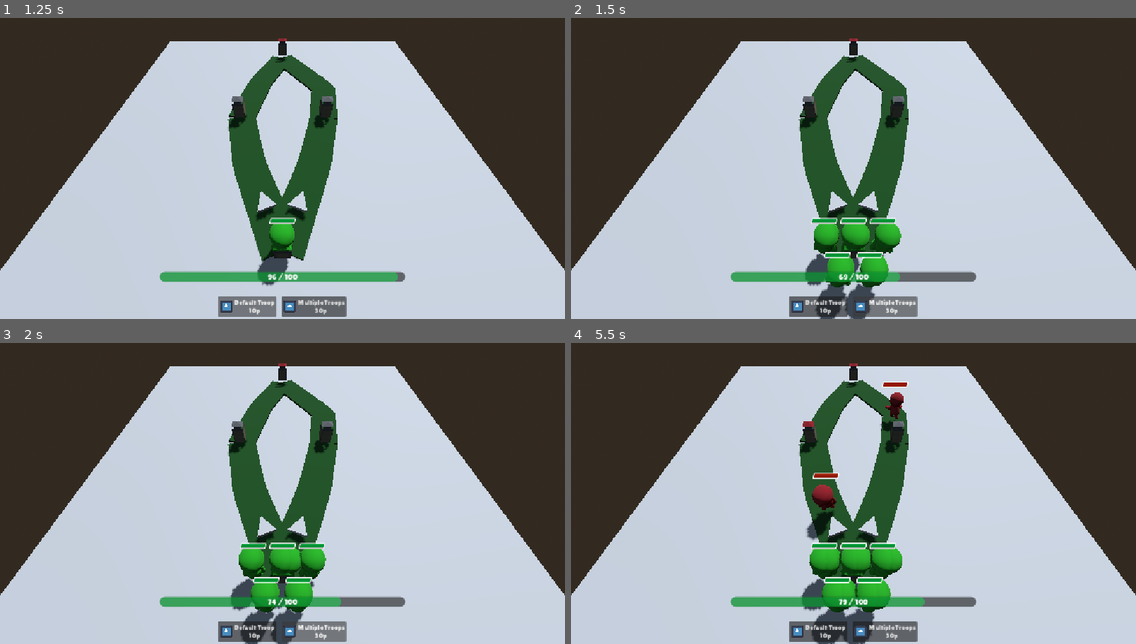
Above: before the commit, frames 1-4 (two rows, left to right).
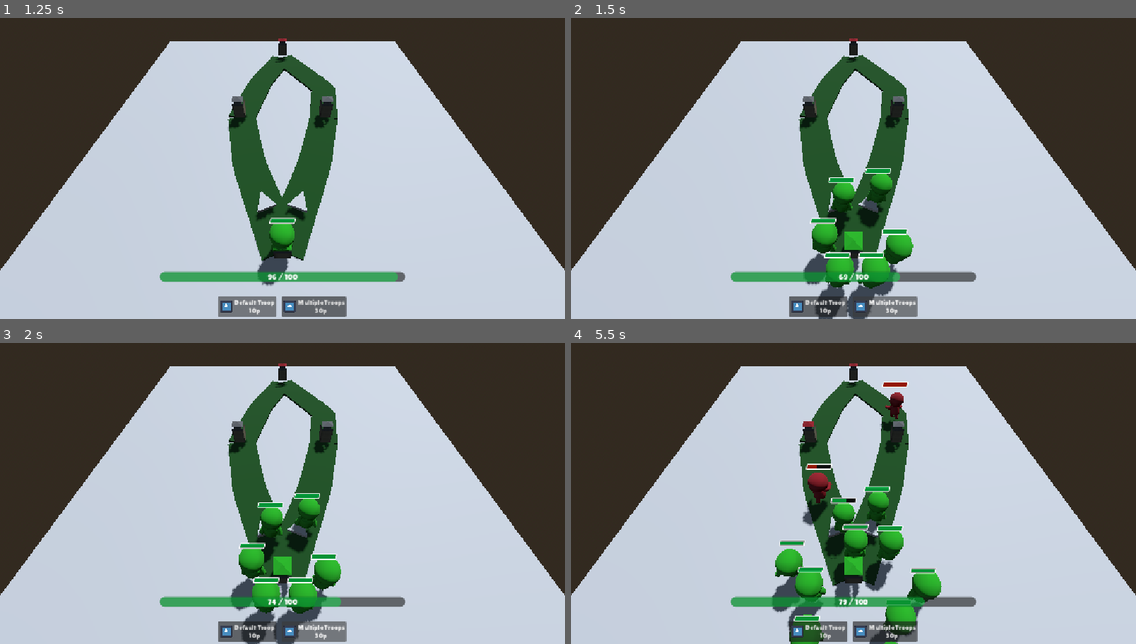
Above: after the commit, the same moments.

Repository: redd096/CrossCommunityGameJam2026
Game: Godot game, scene res://Scenes/game_scene.tscn
Same seed, same stepped clock (60 frames per second), same inputs: the game is played once before the commit and once after it. The engine's default icon, where the game draws it, is replaced by a stand-in: a white triangle on a blue panel in a dark square.
Inputs (mouse positions are in pixels of both pictures, inside the frame that each line leads up to):
- Up to frame 1 (1.25 s): click "Default Troop 10p" at 0.5 s
- Up to frame 2 (1.5 s): click "Multiple Troops 30p" at 1.25 s
- Up to frame 3 (2 s): no input
- Up to frame 4 (5.5 s): move the mouse to (977, 469) at 2.02 s; hold Right (ui_right) 2.03-2.78 s; click (977, 469) at 2.17 s; move the mouse to (740, 502) at 2.77 s; hold Down (ui_down) 2.78-3.53 s; tap Enter (ui_accept) at 3.02, 4.52, 5.27 s; move the mouse to (910, 415) at 3.52 s; hold Right (ui_right) 3.53-4.28 s; move the mouse to (825, 547) at 4.27 s; hold Up (ui_up) 4.28-5.03 s; click (825, 547) at 4.42 s; move the mouse to (1023, 532) at 5.02 s; hold Left (ui_left) from 5.03 s (still down)

Frame 1 is identical in both runs. In frame 2, 2.8% of the frame differs, in the area x 41-61%, y 49-100%; in frame 3, 3.1%; in frame 4, 8.9%, in the area x 35-66%, y 40-100%.

Commit message:
fix crowd not reach node

Diff:
--- a/Scripts/units/enemy/states/enemy_attack_state.gd
+++ b/Scripts/units/enemy/states/enemy_attack_state.gd
@@ -14,6 +14,8 @@
 
 func _enter_state() -> void:
 	sm = state_machine as EnemyStateMachineComponent
+	# keep this position, nobody can move this unit during the attack
+	sm.movement_component.stop(sm.unit)
 	# reset values
 	_attack_timer = cooldown - first_attack_delay # start with predetermined delay
 	# find closest target
--- a/Scripts/units/enemy/states/enemy_defend_state.gd
+++ b/Scripts/units/enemy/states/enemy_defend_state.gd
@@ -15,6 +15,8 @@
 
 func _enter_state() -> void:
 	sm = state_machine as EnemyStateMachineComponent
+	# stay here, but let the other units pass
+	sm.movement_component.wait(sm.unit)
 	# reset values
 	_targets_timer = 0.0
 	_path_timer = 0.0
--- a/Scripts/units/enemy/states/enemy_idle_state.gd
+++ b/Scripts/units/enemy/states/enemy_idle_state.gd
@@ -15,6 +15,8 @@
 
 func _enter_state() -> void:
 	sm = state_machine as EnemyStateMachineComponent
+	# stay here, but let the other units pass
+	sm.movement_component.wait(sm.unit)
 	current_node = sm.current_map_node
 
 	# reset values (set completed timer to do immediatly first check)
--- a/Scripts/units/enemy/states/enemy_move_state.gd
+++ b/Scripts/units/enemy/states/enemy_move_state.gd
@@ -9,6 +9,7 @@
 @export_group("Give Up")
 @export var give_up_time: float = 1.0 ## seconds without getting closer to the path end, before giving up
 @export var min_progress: float = 0.2 ## how much closer we must get to the path end, to reset give_up_time
+@export var crowd_distance: float = 1.5 ## if an ally this near is already on the node, we are arrived too
 @export var give_up_max_distance: float = 3.0 ## give up only this near to the path end, else keep walking (we are just stuck in the crowd)
 
 var sm: EnemyStateMachineComponent
@@ -59,6 +60,18 @@
 	if distance < _best_distance - min_progress:
 		_best_distance = distance
 		_give_up_timer = 0.0
-	# else, if "give up timer" is completed, stop and wait before retry (we are still on the path)
-	elif _give_up_timer > give_up_time and distance < give_up_max_distance:
-		sm.set_state(sm.retry_state)
+	# else, if "give up timer" is completed
+	elif _give_up_timer > give_up_time:
+		# if we are stuck behind allies already arrived on our node, there is no space: we are arrived too
+		var target_node: MapNode = sm.current_map_node.get_map_node_from_struct(sm.current_struct_path)
+		if _is_node_crowded(target_node):
+			sm.set_new_node_and_path(target_node, null)
+			sm.set_state(sm.idle_state)
+		# else, stop and wait before retry (we are still on the path)
+		elif distance < give_up_max_distance:
+			sm.set_state(sm.retry_state)
+
+
+## Is the node already ours, and near to us there is an ally already arrived on it?
+func _is_node_crowded(target_node: MapNode) -> bool:
+	return target_node.current_faction == OrphanUnit.ECharacterFaction.ENEMY and sm.is_near_unit_arrived_on_node(target_node, crowd_distance)
--- a/Scripts/units/enemy/states/enemy_retry_state.gd
+++ b/Scripts/units/enemy/states/enemy_retry_state.gd
@@ -16,6 +16,8 @@
 
 func _enter_state() -> void:
 	sm = state_machine as EnemyStateMachineComponent
+	# stay here, but let the other units pass
+	sm.movement_component.wait(sm.unit)
 	# reset values
 	_targets_timer = 0.0
 	_retry_timer = 0.0
--- a/Scripts/units/player/states/player_attack_state.gd
+++ b/Scripts/units/player/states/player_attack_state.gd
@@ -14,6 +14,8 @@
 
 func _enter_state() -> void:
 	sm = state_machine as PlayerStateMachineComponent
+	# keep this position, nobody can move this unit during the attack
+	sm.movement_component.stop(sm.unit)
 	# reset values
 	_attack_timer = cooldown - first_attack_delay # start with predetermined delay
 	# find closest target
--- a/Scripts/units/player/states/player_idle_state.gd
+++ b/Scripts/units/player/states/player_idle_state.gd
@@ -15,6 +15,8 @@
 
 func _enter_state() -> void:
 	sm = state_machine as PlayerStateMachineComponent
+	# stay here, but let the other units pass
+	sm.movement_component.wait(sm.unit)
 	current_node = sm.current_map_node
 
 	# reset values (set completed timer to do immediatly first check)
--- a/Scripts/units/player/states/player_move_state.gd
+++ b/Scripts/units/player/states/player_move_state.gd
@@ -9,6 +9,7 @@
 @export_group("Give Up")
 @export var give_up_time: float = 1.0 ## seconds without getting closer to the path end, before giving up
 @export var min_progress: float = 0.2 ## how much closer we must get to the path end, to reset give_up_time
+@export var crowd_distance: float = 1.5 ## if an ally this near is already on the node, we are arrived too
 @export var give_up_max_distance: float = 3.0 ## give up only this near to the path end, else keep walking (we are just stuck in the crowd)
 
 var sm: PlayerStateMachineComponent
@@ -59,6 +60,18 @@
 	if distance < _best_distance - min_progress:
 		_best_distance = distance
 		_give_up_timer = 0.0
-	# else, if "give up timer" is completed, stop and wait before retry (we are still on the path)
-	elif _give_up_timer > give_up_time and distance < give_up_max_distance:
-		sm.set_state(sm.retry_state)
+	# else, if "give up timer" is completed
+	elif _give_up_timer > give_up_time:
+		# if we are stuck behind allies already arrived on our node, there is no space: we are arrived too
+		var target_node: MapNode = sm.current_map_node.get_map_node_from_struct(sm.current_struct_path)
+		if _is_node_crowded(target_node):
+			sm.set_new_node_and_path(target_node, null)
+			sm.set_state(sm.idle_state)
+		# else, stop and wait before retry (we are still on the path)
+		elif distance < give_up_max_distance:
+			sm.set_state(sm.retry_state)
+
+
+## Is the node already ours, and near to us there is an ally already arrived on it?
+func _is_node_crowded(target_node: MapNode) -> bool:
+	return target_node.current_faction == OrphanUnit.ECharacterFaction.PLAYER and sm.is_near_unit_arrived_on_node(target_node, crowd_distance)
--- a/Scripts/units/player/states/player_retry_state.gd
+++ b/Scripts/units/player/states/player_retry_state.gd
@@ -16,6 +16,8 @@
 
 func _enter_state() -> void:
 	sm = state_machine as PlayerStateMachineComponent
+	# stay here, but let the other units pass
+	sm.movement_component.wait(sm.unit)
 	# reset values
 	_targets_timer = 0.0
 	_retry_timer = 0.0
--- a/Scripts/units/unit_movement_component.gd
+++ b/Scripts/units/unit_movement_component.gd
@@ -9,11 +9,15 @@
 @export var lookahead: float = 1.5 ## calculate next point by currentPositionOnPath + lookahead
 @export var turn_speed : float = 0.75
 
-# avoidance priority: a stopped unit doesn't move for the moving units
+# avoidance priority: a waiting unit moves aside for the others, a stopped unit (e.g. attacking) doesn't move for anyone
+const WAITING_PRIORITY: float = 0.3
 const MOVING_PRIORITY: float = 0.5
 const STOPPED_PRIORITY: float = 1.0
 
+enum EMovementState { WAITING, MOVING, STOPPED }
+
 var _unit: CharacterBody3D ## the unit to move when avoidance_agent returns the safe velocity
+var movement_state: EMovementState
 
 
 func _ready() -> void:
@@ -29,6 +33,8 @@
 ## Return true when the unit reached the end of its lane
 func move(unit: CharacterBody3D, path: Path3D, move_forward: bool, side_offset: float = 0.0) -> bool:
 	_unit = unit
+	avoidance_agent.avoidance_priority = MOVING_PRIORITY
+	movement_state = EMovementState.MOVING
 
 	# move along path by lookahead
 	var lookahead_value: float = lookahead if move_forward else -lookahead
@@ -37,18 +43,31 @@
 	unit.velocity.z = direction.z * speed
 
 	# send the desired velocity to avoidance_agent, the movement happens in _on_velocity_computed
-	avoidance_agent.avoidance_priority = MOVING_PRIORITY
 	NavigationServer3D.agent_set_velocity(avoidance_agent.get_rid(), unit.velocity)
 
 	# no direction means we reached the end of our lane
 	return direction == Vector3.ZERO
 
 
+## Wait on this place. The unit moves aside when other units need to pass
+func wait(unit: CharacterBody3D) -> void:
+	_unit = unit
+	avoidance_agent.avoidance_priority = WAITING_PRIORITY
+	movement_state = EMovementState.WAITING
+
+	# tell avoidance_agent we want to stay still
+	unit.velocity = Vector3.ZERO
+	NavigationServer3D.agent_set_velocity(avoidance_agent.get_rid(), Vector3.ZERO)
+
+
 ## Stop movement. The unit becomes an obstacle for the other units
 func stop(unit: CharacterBody3D) -> void:
 	_unit = null
+	avoidance_agent.avoidance_priority = STOPPED_PRIORITY
+	movement_state = EMovementState.STOPPED
+
+	# tell avoidance_agent we want to stay still
 	unit.velocity = Vector3.ZERO
-	avoidance_agent.avoidance_priority = STOPPED_PRIORITY
 	NavigationServer3D.agent_set_velocity(avoidance_agent.get_rid(), Vector3.ZERO)
 
 
@@ -72,9 +91,9 @@
 	_unit.velocity.x = safe_velocity.x
 	_unit.velocity.z = safe_velocity.z
 
-	# rotate towards velocity (ignore Y)
+	# rotate towards velocity (ignore y) - but don't rotate while waiting to avoid rotate also attack area
 	var flat_velocity := Vector3(_unit.velocity.x, 0.0, _unit.velocity.z)
-	if flat_velocity.length() > 0.01:
+	if movement_state != EMovementState.WAITING and flat_velocity.length() > 0.01:
 		var target_basis = Basis.looking_at(flat_velocity)
 		_unit.basis = _unit.basis.slerp(target_basis, turn_speed)
 
--- a/Scripts/units/unit_state_machine_component.gd
+++ b/Scripts/units/unit_state_machine_component.gd
@@ -24,3 +24,18 @@
     # add to new
     if current_map_node and current_struct_path:
         current_map_node.add_unit_to_this_node(unit, current_struct_path)
+
+
+## Is there an ally, inside max_distance, already arrived on this node? (so it isn't walking on a path)
+func is_near_unit_arrived_on_node(map_node: MapNode, max_distance: float) -> bool:
+    # overlap on the layer of this unit. It can find also enemies or the floor, so check the faction
+    for body: Node3D in FightUtilities.find_targets(unit, max_distance, unit.collision_layer):
+        var ally: MovableOrphanUnit = body as MovableOrphanUnit
+        # be sure it is a unit, of the same faction, not this same object, and on the same map_node (so reached it and it's also alive)
+        if ally != null \
+            and ally.faction == unit.faction \
+            and ally != unit \
+            and ally.state_machine.current_map_node == map_node:
+            return true
+
+    return false
